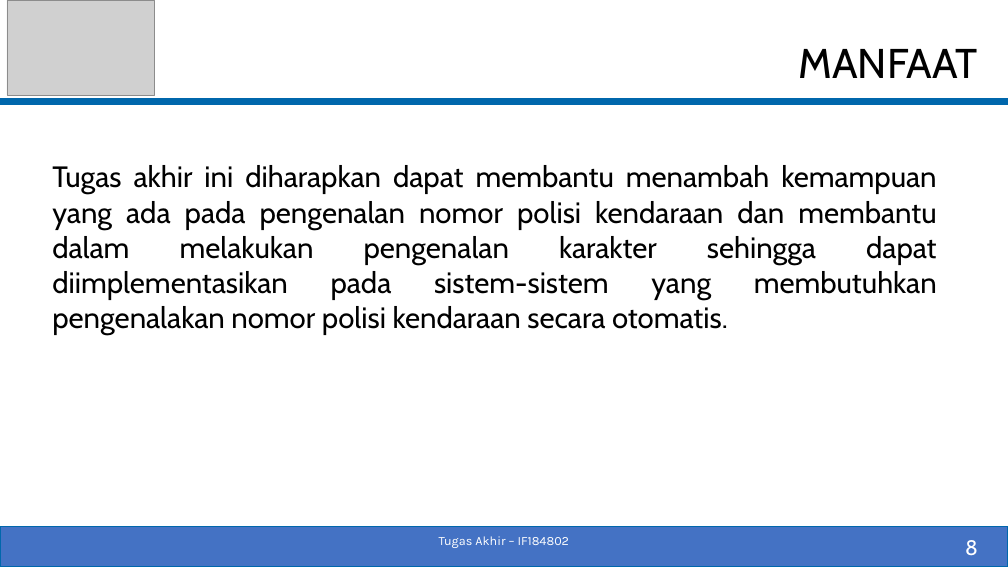
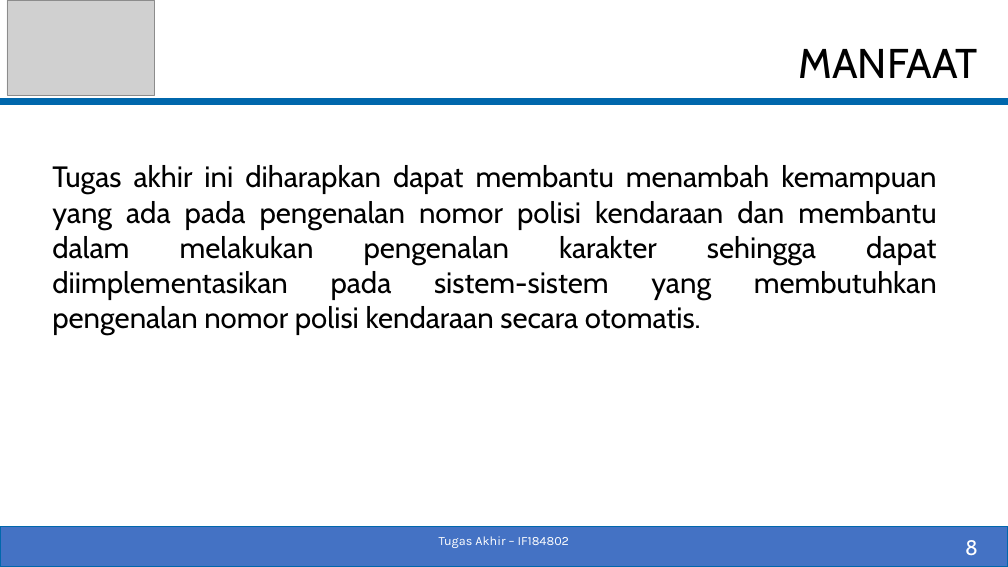
Before and after one commit to fenezema/Tugas-Akhir, a slide deck: slide 8 of Dokumen/05111540000055-Pradipta-Baskara-Slide_TA.pptx. Drawn at 1008x567 pixels with LibreOffice and Linux fonts; fonts in the diff are those of the drawing; grey boxes stand for pictures. Boxes give left, top, right and bottom in pixels: in the first picture for what was removed or moved away, otherwise in the second. Text is boxed around its words. In the diff, an @@ line names an element or a change of style, - is before the commit and + after.

```diff
--- a/Dokumen/05111540000055-Pradipta-Baskara-Slide_TA.pptx
+++ b/Dokumen/05111540000055-Pradipta-Baskara-Slide_TA.pptx
@@ text at (x1=52, y1=165, x2=937, y2=336): text changed @@
-Tugas akhir ini diharapkan dapat membantu menambah kemampuan yang ada pada pengenalan nomor polisi kendaraan dan membantu dalam melakukan pengenalan karakter sehingga dapat diimplementasikan pada sistem-sistem yang membutuhkan pengenalakan nomor polisi kendaraan secara otomatis.
+Tugas akhir ini diharapkan dapat membantu menambah kemampuan yang ada pada pengenalan nomor polisi kendaraan dan membantu dalam melakukan pengenalan karakter sehingga dapat diimplementasikan pada sistem-sistem yang membutuhkan pengenalan nomor polisi kendaraan secara otomatis.
```
Also in this commit, not shown: 7 other slides changed, 2 slides added, 3 other files.
